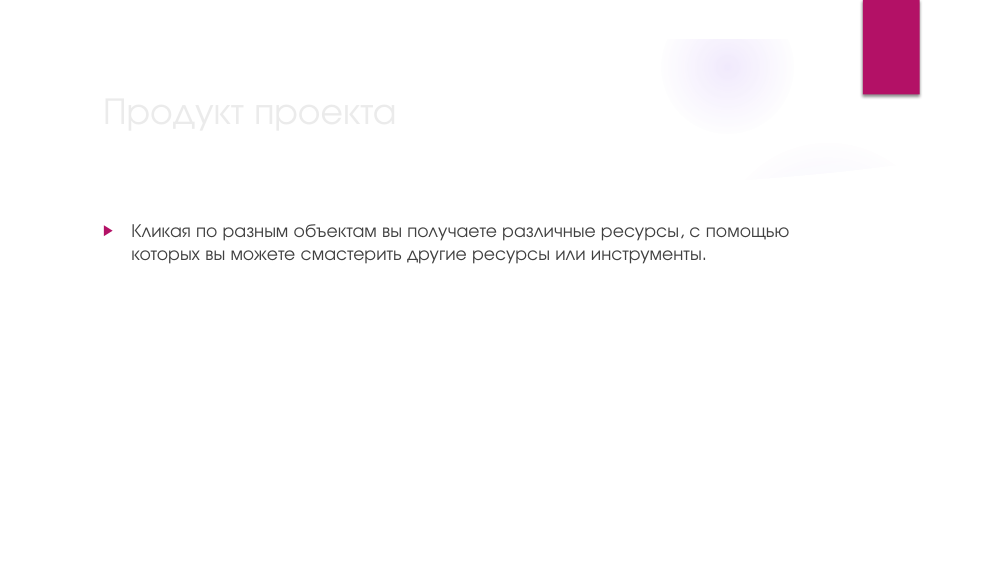
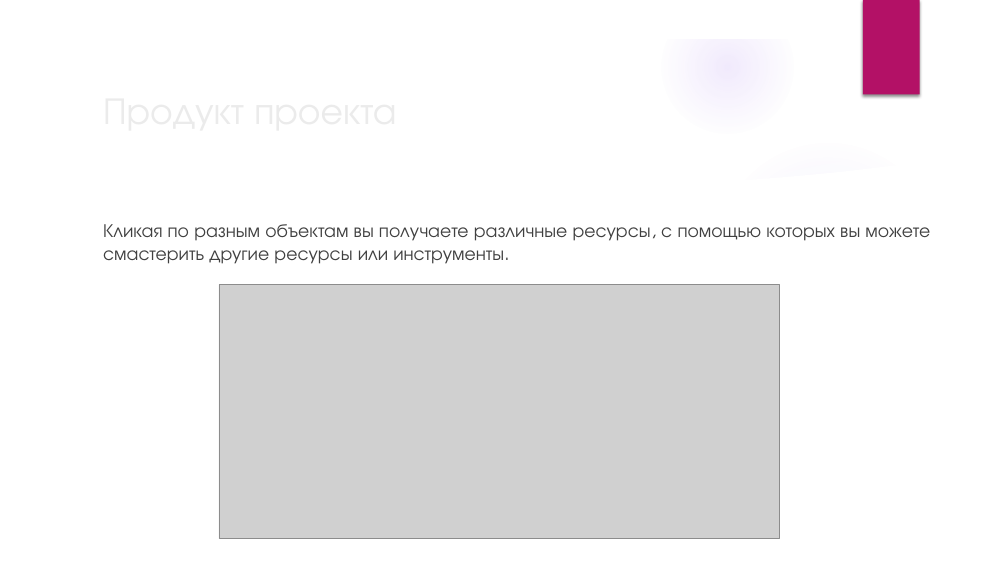
Before and after one commit to Nordth/istu-lab-upp-2021-2022, a slide deck: slide 3 of Королев Загайнов Христофоров/Lab1/1_laba.pptx. Drawn at 1008x567 pixels with LibreOffice and Linux fonts; fonts in the diff are those of the drawing; grey boxes stand for pictures; background and template pictures are left out. Boxes give left, top, right and bottom in pixels: in the first picture for what was removed or moved away, otherwise in the second. Text is boxed around its words. In the diff, an @@ line names an element or a change of style, - is before the commit and + after.

```diff
--- a/Королев Загайнов Христофоров/Lab1/1_laba.pptx
+++ b/Королев Загайнов Христофоров/Lab1/1_laba.pptx
@@ text "Кликая по разным объектам вы ..." at bbox=[103, 224, 930, 264]: bullet ▶ to none @@
@@ picture added at bbox=[219, 284, 780, 538] @@
```
Also in this commit, not shown: 4 other slides changed, 1 other file.
